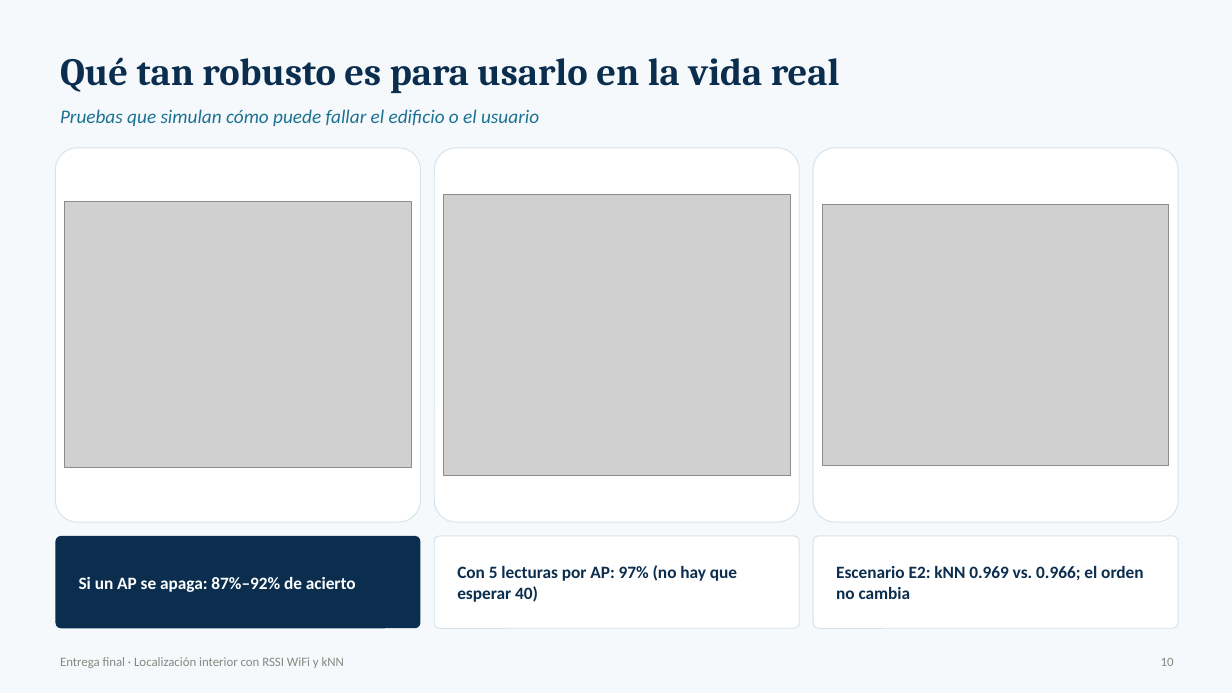
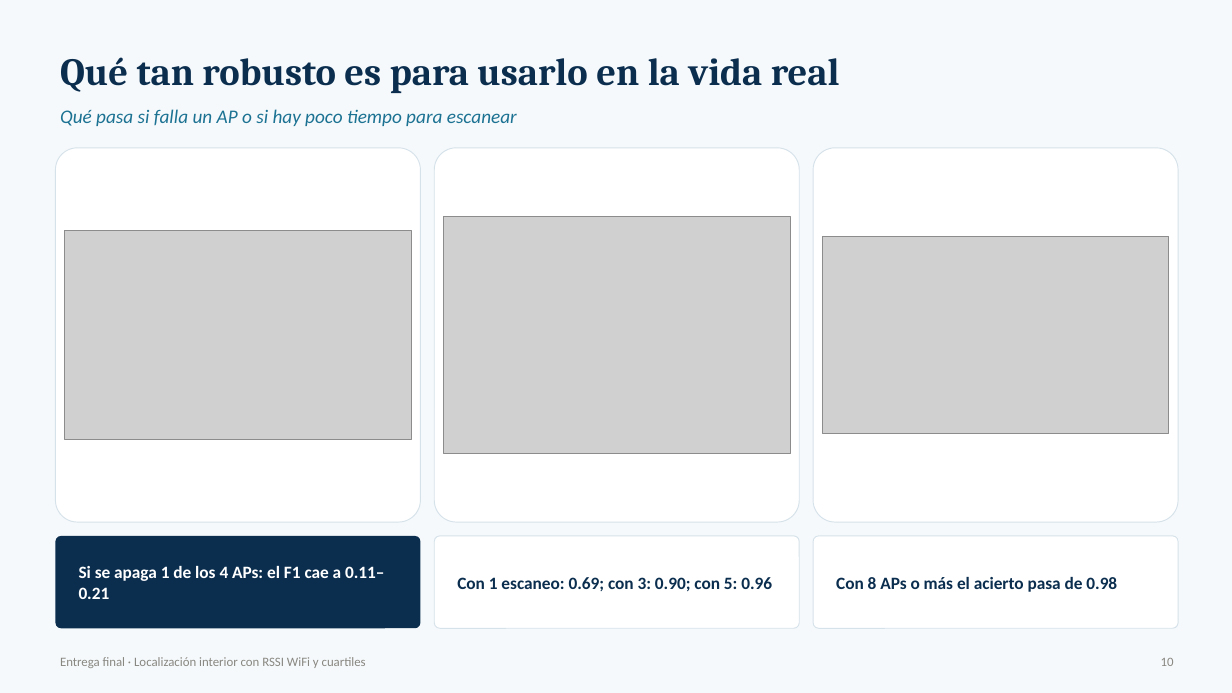
Before and after one commit to danielo2858-spec/ml1-localizacion-qaknn, a slide deck: slide 10 of Entrega_Final_Presentacion.pptx. Drawn at 1232x693 pixels with LibreOffice and Linux fonts; fonts in the diff are those of the drawing; grey boxes stand for pictures. Boxes give left, top, right and bottom in pixels: in the first picture for what was removed or moved away, otherwise in the second. Text is boxed around its words. In the diff, an @@ line names an element or a change of style, - is before the commit and + after.

```diff
--- a/Entrega_Final_Presentacion.pptx
+++ b/Entrega_Final_Presentacion.pptx
@@ text at [60,109,517,126]: text changed @@
-Pruebas que simulan cómo puede fallar el edificio o el usuario
+Qué pasa si falla un AP o si hay poco tiempo para escanear
@@ picture: place and size @@
-picture at [65,202,411,469]
+picture at [65,230,411,439]
@@ picture: place and size @@
-picture at [444,194,790,475]
+picture at [444,216,790,454]
@@ picture: place and size @@
-picture at [823,205,1169,466]
+picture at [823,237,1169,433]
@@ text at [79,566,384,599]: text changed @@
-Si un AP se apaga: 87%–92% de acierto
+Si se apaga 1 de los 4 APs: el F1 cae a 0.11–0.21
@@ text at [457,577,772,591]: text changed @@
-Con 5 lecturas por AP: 97% (no hay que esperar 40)
+Con 1 escaneo: 0.69; con 3: 0.90; con 5: 0.96
@@ text at [836,577,1117,592]: text changed @@
-Escenario E2: kNN 0.969 vs. 0.966; el orden no cambia
+Con 8 APs o más el acierto pasa de 0.98
@@ text at [60,657,366,668]: text changed @@
-Entrega final · Localización interior con RSSI WiFi y kNN
+Entrega final · Localización interior con RSSI WiFi y cuartiles
```
Also in this commit, not shown: 10 other slides changed, 1 slide added, 3 slides removed, 15 other files.
